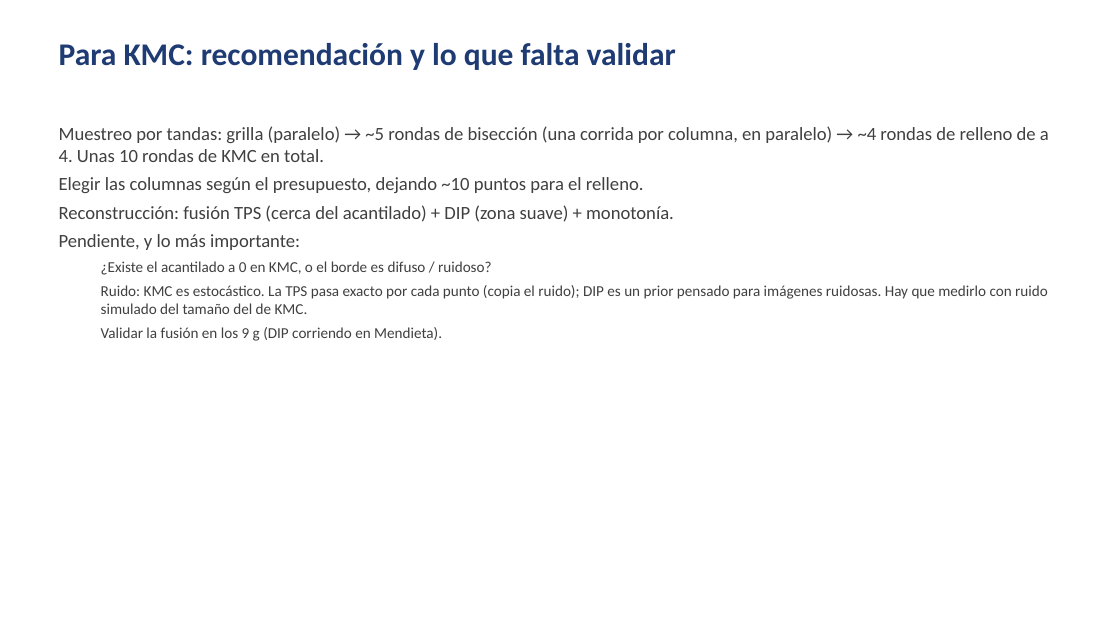
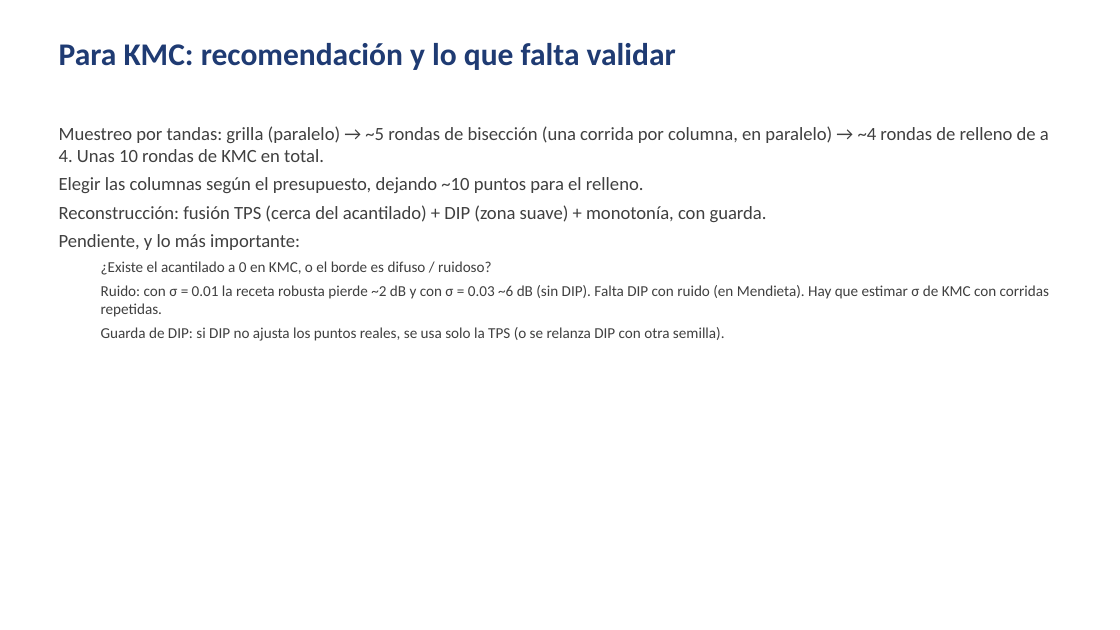
Before and after one commit to santiafonso/Tesis, a slide deck: slide 20 of presentaciones/presentacion4_autoexp/presentacion4_autoexp.pptx (slide 19 before the commit). Drawn at 1120x630 pixels with LibreOffice and Linux fonts; fonts in the diff are those of the drawing. Boxes give left, top, right and bottom in pixels: in the first picture for what was removed or moved away, otherwise in the second. Text is boxed around its words. In the diff, an @@ line names an element or a change of style, - is before the commit and + after.

Commit message:
Presentacion 4: fusion validada 9 g con guarda, RANSAC, Optuna profes, ruido

```diff
--- a/presentaciones/presentacion4_autoexp/presentacion4_autoexp.pptx
+++ b/presentaciones/presentacion4_autoexp/presentacion4_autoexp.pptx
@@ text at [59, 205, 767, 222]: text changed @@
-Reconstrucción: fusión TPS (cerca del acantilado) + DIP (zona suave) + monotonía.
+Reconstrucción: fusión TPS (cerca del acantilado) + DIP (zona suave) + monotonía, con guarda.
@@ text at [101, 285, 1049, 341]: text changed @@
-  Ruido: KMC es estocástico. La TPS pasa exacto por cada punto (copia el ruido); DIP es un prior pensado para imágenes ruidosas. Hay que medirlo con ruido simulado del tamaño del de KMC.
-  Validar la fusión en los 9 g (DIP corriendo en Mendieta).
+  Ruido: con σ = 0.01 la receta robusta pierde ~2 dB y con σ = 0.03 ~6 dB (sin DIP). Falta DIP con ruido (en Mendieta). Hay que estimar σ de KMC con corridas repetidas.
+  Guarda de DIP: si DIP no ajusta los puntos reales, se usa solo la TPS (o se relanza DIP con otra semilla).
```
Also in this commit, not shown: 5 other slides changed, 2 slides added, 1 slide removed, 6 other files.
